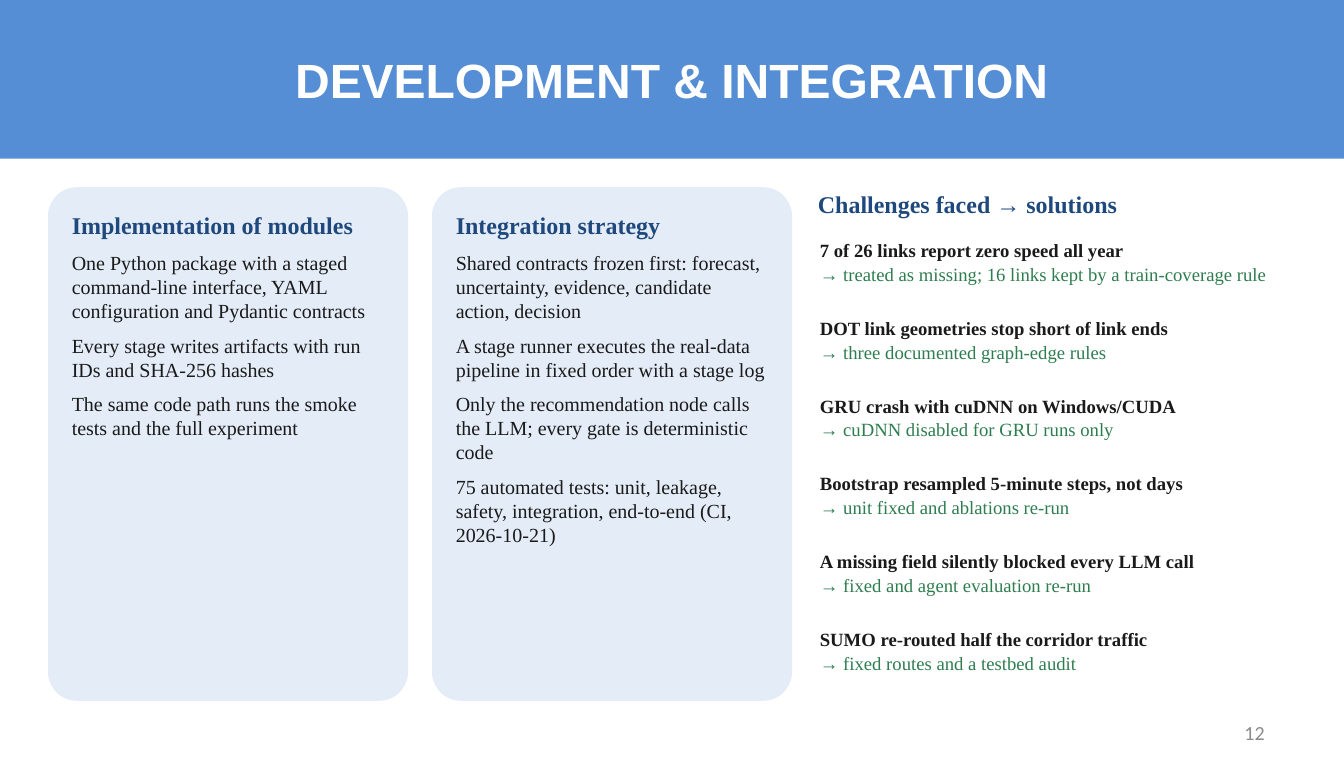
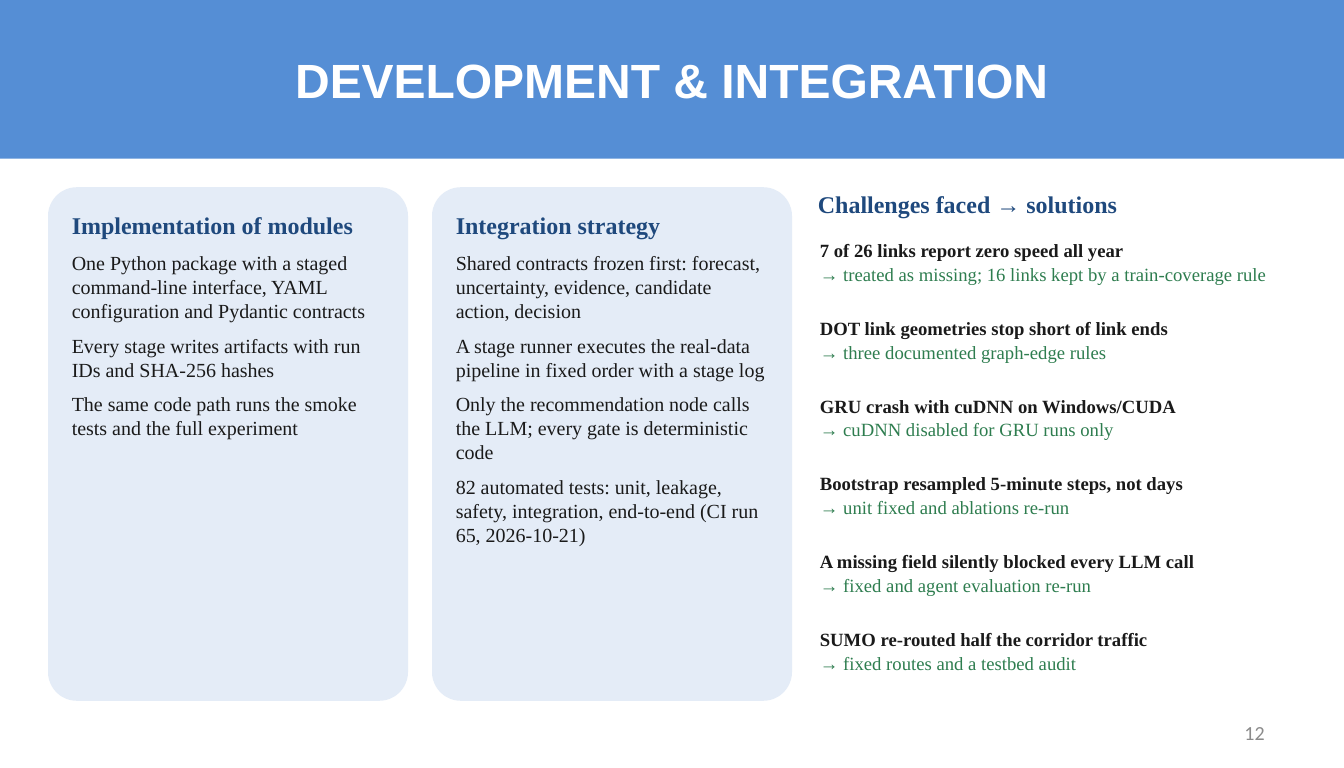
Before and after one commit to sricharansk/Major-Project, a slide deck: slide 12 of presentation/Final_Review_S_K_Sricharan_25MML1010.pptx. Drawn at 1344x768 pixels with LibreOffice and Linux fonts; fonts in the diff are those of the drawing. Boxes give left, top, right and bottom in pixels: in the first picture for what was removed or moved away, otherwise in the second. Text is boxed around its words. In the diff, an @@ line names an element or a change of style, - is before the commit and + after.

```diff
--- a/presentation/Final_Review_S_K_Sricharan_25MML1010.pptx
+++ b/presentation/Final_Review_S_K_Sricharan_25MML1010.pptx
@@ text in rounded rectangle at bbox=[456, 480, 759, 546]: text changed @@
-75 automated tests: unit, leakage, safety, integration, end-to-end (CI, 2026-10-21)
+82 automated tests: unit, leakage, safety, integration, end-to-end (CI run 65, 2026-10-21)
```
Also in this commit, not shown: 1 other slide changed, 2 other files.
